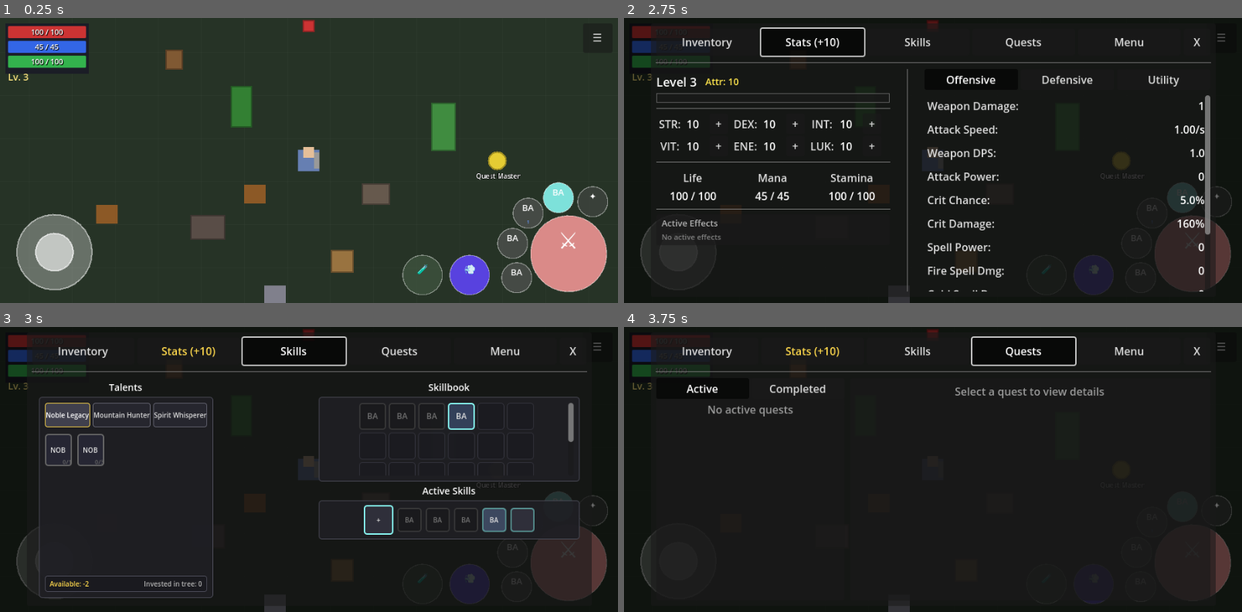
Above: before the commit, frames 1-4 (two rows, left to right).
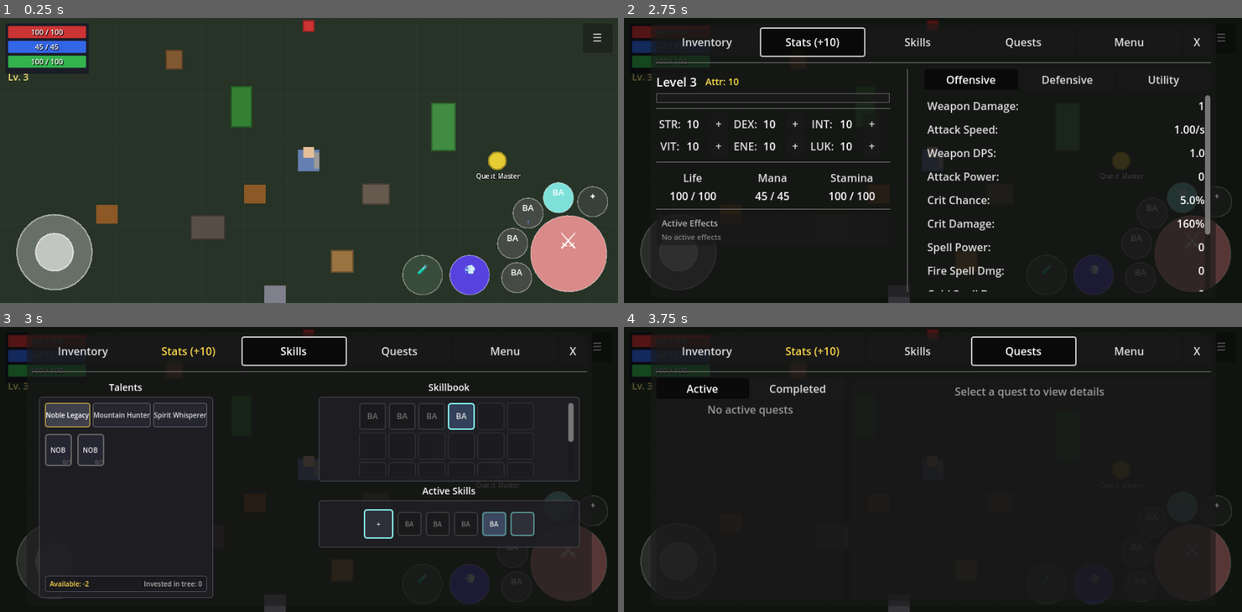
Above: after the commit, the same moments.

Repository: MatousHruska/MobileTestia
Game: Godot game, scene res://scenes/world/test_zone.tscn
Two runs of this game, one before a commit and one after it. Both use one fixed random seed, a clock stepped at 60 frames per second and the inputs below.
Inputs:
- Up to frame 1 (0.25 s): no input
- Up to frame 2 (2.75 s): click "☰" at 0.5 s; click "Inventory" at 1.25 s; click "Stats (+10)" at 2 s
- Up to frame 3 (3 s): click "Skills" at 2.75 s
- Up to frame 4 (3.75 s): click "Quests" at 3.5 s

Frames 1-2 are identical in both runs. In frame 3, 0.9% of the frame differs, in the area x 51-94%, y 62-78%; in frame 4, nothing differs.

Commit message:
Increase Active Skills panel height by ~20%
Added percentage-based BIND_PANEL_HEIGHT_PCT (18%) and
MIN_BIND_PANEL_HEIGHT (70px) for responsive sizing.

Diff:
--- a/scripts/ui/menu/skills_panel.gd
+++ b/scripts/ui/menu/skills_panel.gd
@@ -41,6 +41,8 @@
 const BIND_MAIN_SLOT_PCT := 0.08       ## Main bind slot ~8% of panel width
 const BIND_SLOT_PCT := 0.065           ## Secondary bind slot ~6.5% of panel width
 const MIN_BIND_SIZE := 36              ## Minimum bind slot size
+const BIND_PANEL_HEIGHT_PCT := 0.18    ## Active Skills panel ~18% of panel height
+const MIN_BIND_PANEL_HEIGHT := 70      ## Minimum height for Active Skills panel
 
 #===============================================================================
 # COMPUTED SIZES (call these functions to get actual pixel values)
@@ -69,6 +71,9 @@
 
 func _get_bind_slot_size() -> float:
 	return maxf(MIN_BIND_SIZE, size.x * BIND_SLOT_PCT)
+
+func _get_bind_panel_height() -> float:
+	return maxf(MIN_BIND_PANEL_HEIGHT, size.y * BIND_PANEL_HEIGHT_PCT)
 
 
 ## Colors
@@ -427,7 +432,7 @@
 	_right_panel.add_child(label)
 
 	_bind_panel = PanelContainer.new()
-	_bind_panel.custom_minimum_size = Vector2(0, 58)
+	_bind_panel.custom_minimum_size = Vector2(0, _get_bind_panel_height())
 	_right_panel.add_child(_bind_panel)
 
 	# Style with border
